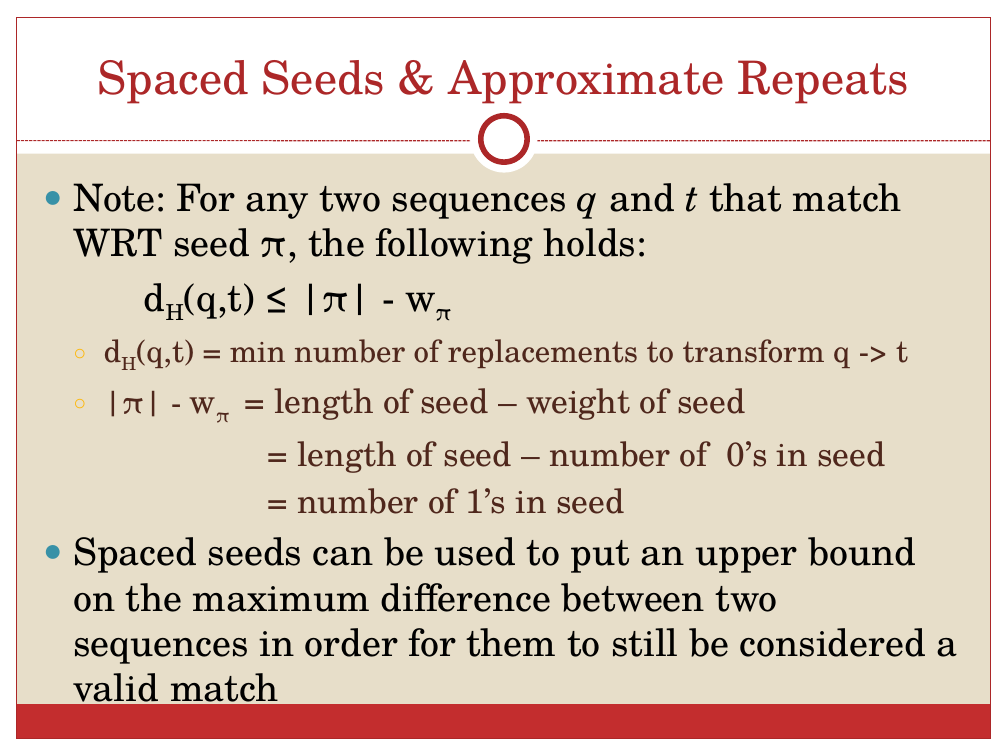
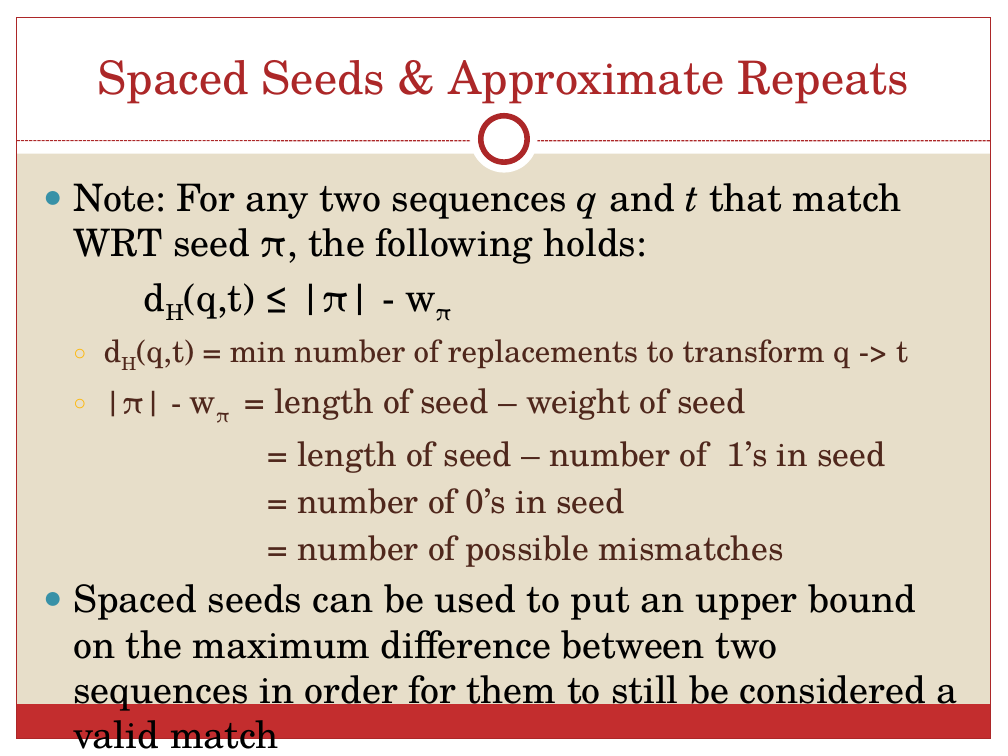
Before and after one commit to schaefce/proposal, a slide deck: slide 16 of SchaefferProposal.pptx (slide 11 before the commit). Drawn at 1008x756 pixels with LibreOffice and Linux fonts; fonts in the diff are those of the drawing. Boxes give left, top, right and bottom in pixels: in the first picture for what was removed or moved away, otherwise in the second. Text is boxed around its words. In the diff, an @@ line names an element or a change of style, - is before the commit and + after.

```diff
--- a/SchaefferProposal.pptx
+++ b/SchaefferProposal.pptx
@@ text at (297,441,885,567): text changed @@
-  = length of seed – number of 0’s in seed
-  = number of 1’s in seed
+  = length of seed – number of 1’s in seed
+  = number of 0’s in seed
+  = number of possible mismatches
```
Also in this commit, not shown: 7 other slides changed, 5 slides added.
